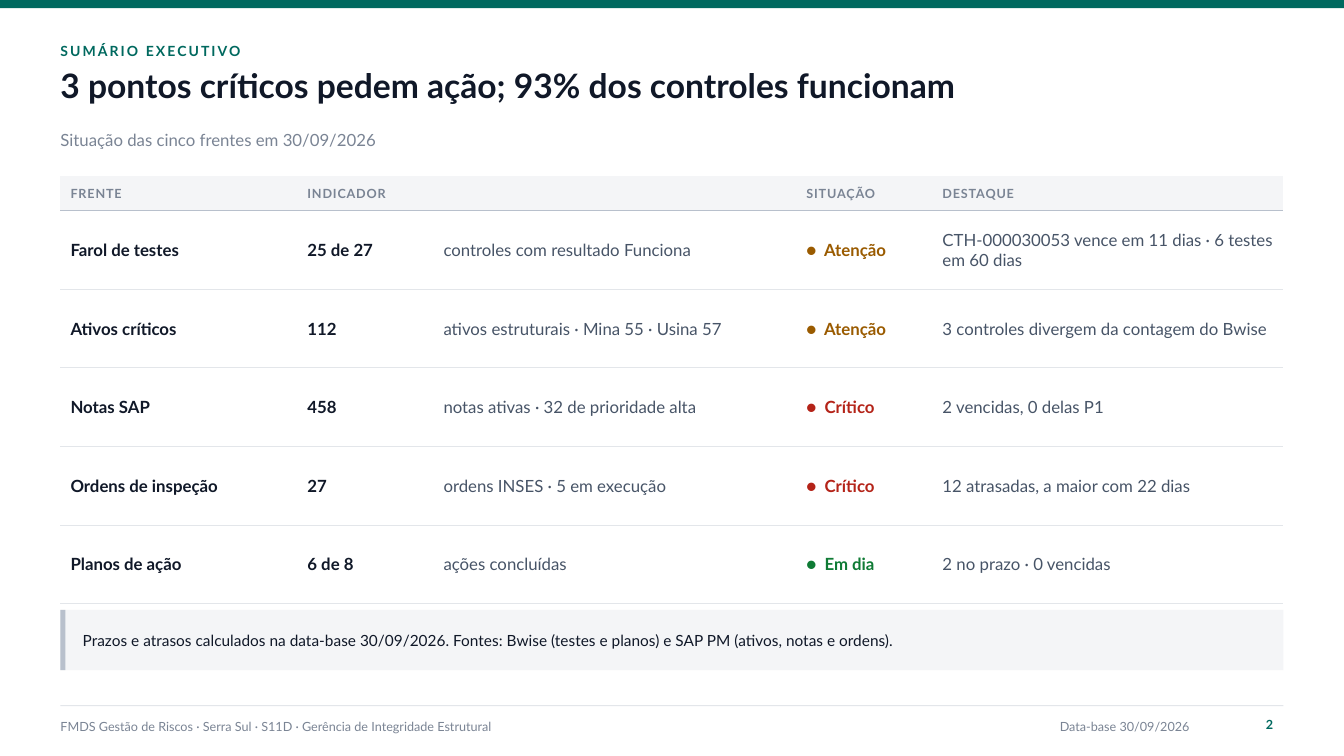
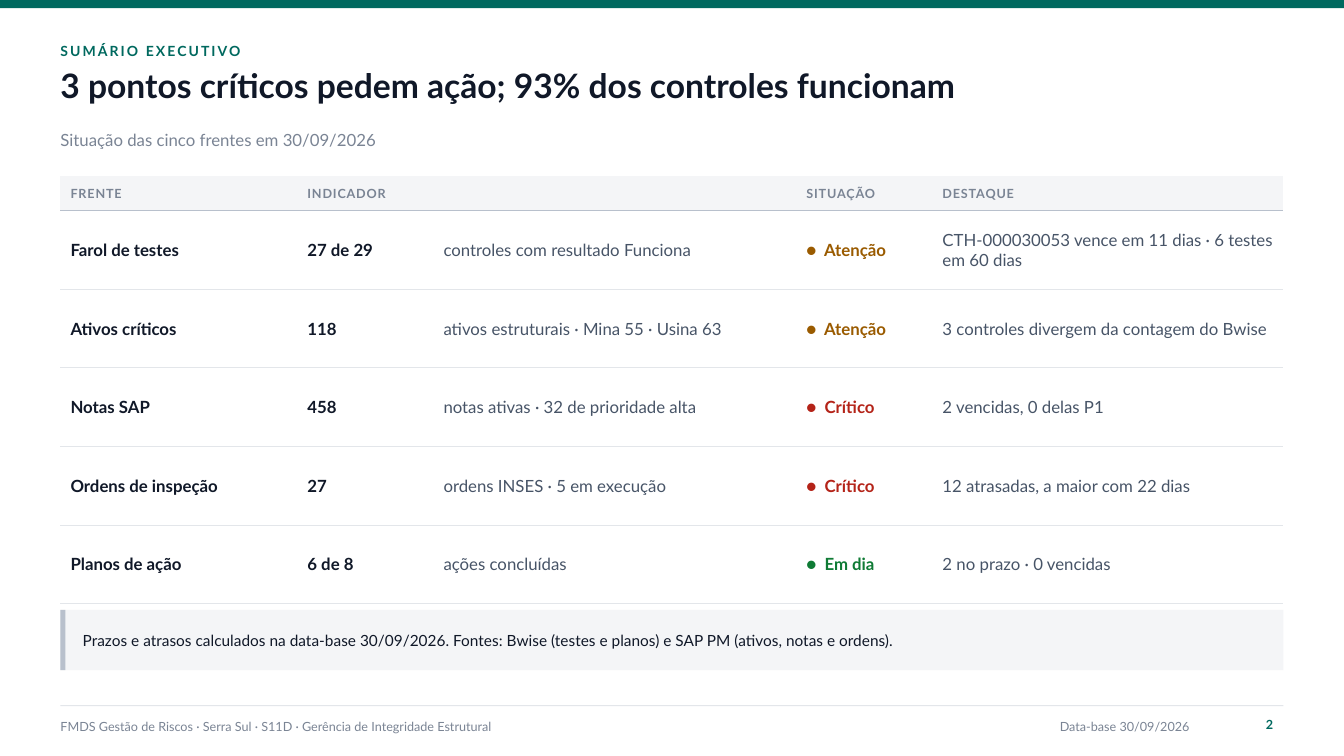
Before and after one commit to marcopcorrea50-sketch/plataforma-integridade, a slide deck: slide 2 of plataforma-integridade/projects/fmds-riscos/FMDS_Serra_Sul_2026-09-30.pptx. Drawn at 1344x756 pixels with LibreOffice and Linux fonts; fonts in the diff are those of the drawing. Boxes give left, top, right and bottom in pixels: in the first picture for what was removed or moved away, otherwise in the second. Text is boxed around its words. In the diff, an @@ line names an element or a change of style, - is before the commit and + after.

```diff
--- a/plataforma-integridade/projects/fmds-riscos/FMDS_Serra_Sul_2026-09-30.pptx
+++ b/plataforma-integridade/projects/fmds-riscos/FMDS_Serra_Sul_2026-09-30.pptx
@@ table at (60,176,1284,577) @@
-row 2, column 2: 25 de 27
+row 2, column 2: 27 de 29
-row 3, column 2: 112
+row 3, column 2: 118
-row 3, column 3: ativos estruturais · Mina 55 · Usina 57
+row 3, column 3: ativos estruturais · Mina 55 · Usina 63
```
Also in this commit, not shown: 4 other slides changed, 2 other files.
